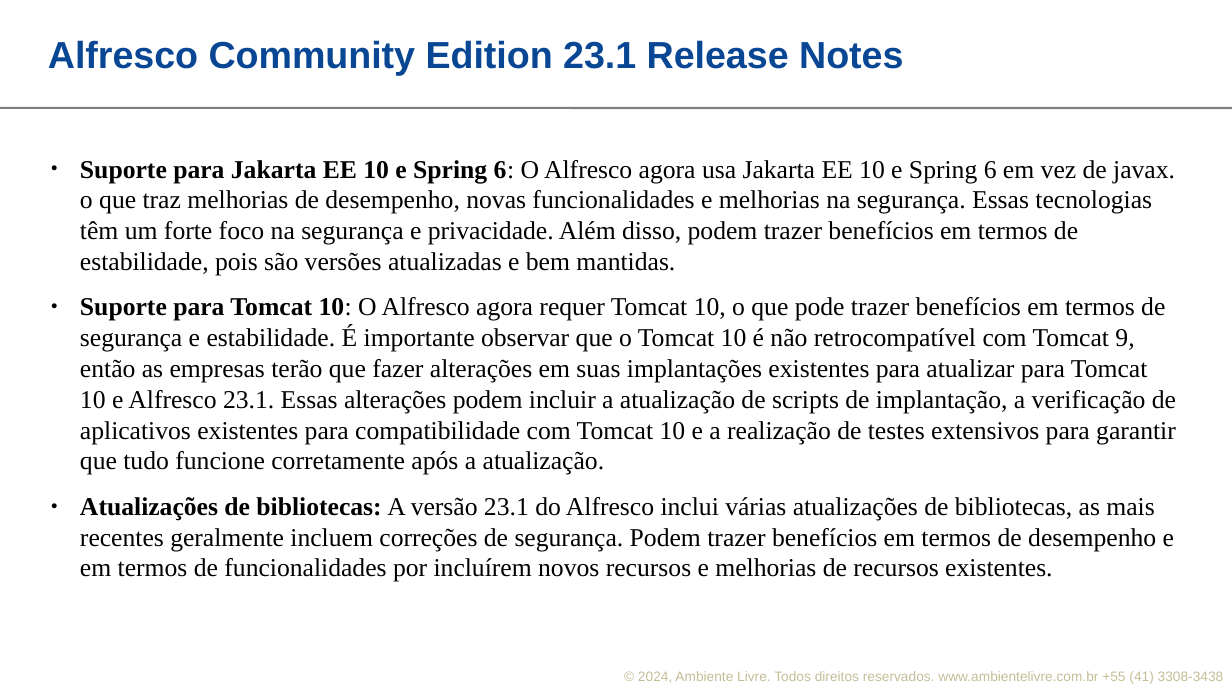
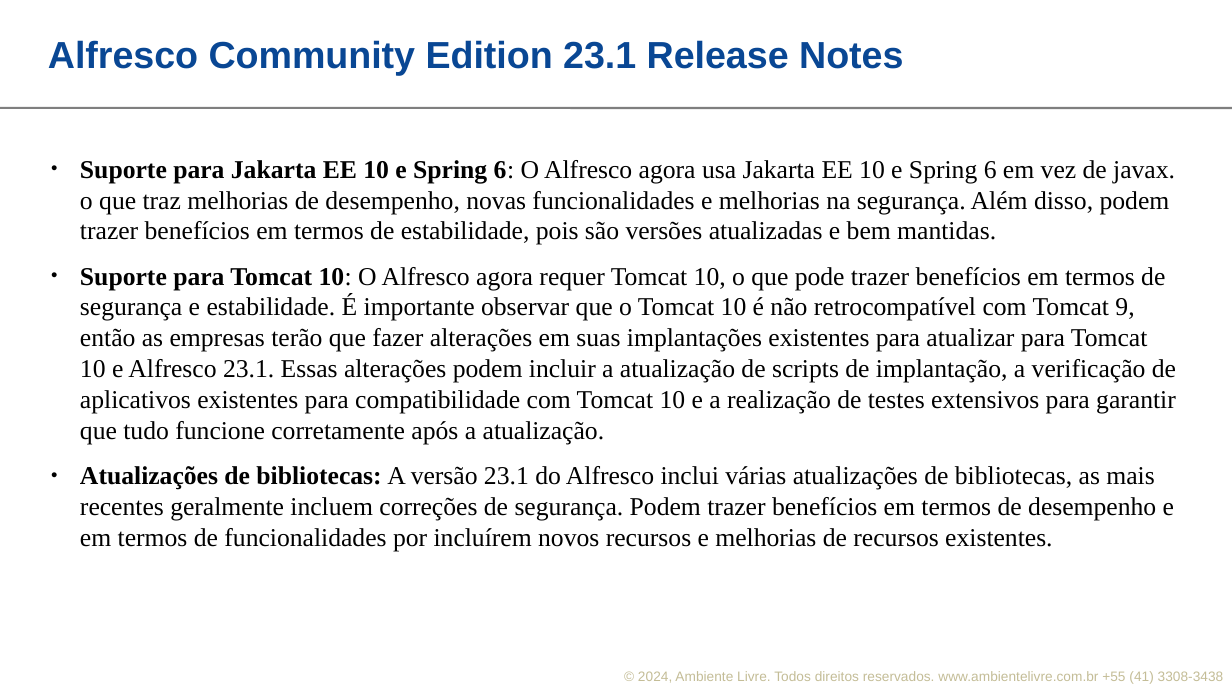
Before and after one commit to ambientelivre/labs, a slide deck: slide 6 of talks/apresentacao-alfresco/alfresco_apresentacao.odp. Drawn at 1232x693 pixels with LibreOffice and Linux fonts; fonts in the diff are those of the drawing; background and template pictures are left out. Boxes give left, top, right and bottom in pixels: in the first picture for what was removed or moved away, otherwise in the second. Text is boxed around its words. In the diff, an @@ line names an element or a change of style, - is before the commit and + after.

Commit message:
alfresco slides

```diff
--- a/talks/apresentacao-alfresco/alfresco_apresentacao.odp
+++ b/talks/apresentacao-alfresco/alfresco_apresentacao.odp
@@ text at (80, 160, 1175, 245): text changed @@
-● Suporte para Jakarta EE 10 e Spring 6: O Alfresco agora usa Jakarta EE 10 e Spring 6 em vez de javax. o que traz melhorias de desempenho, novas funcionalidades e melhorias na segurança. Essas tecnologias têm um forte foco na segurança e privacidade. Além disso, podem trazer benefícios em termos de estabilidade, pois são versões atualizadas e bem mantidas.
+● Suporte para Jakarta EE 10 e Spring 6: O Alfresco agora usa Jakarta EE 10 e Spring 6 em vez de javax. o que traz melhorias de desempenho, novas funcionalidades e melhorias na segurança. Além disso, podem trazer benefícios em termos de estabilidade, pois são versões atualizadas e bem mantidas.
```
Also in this commit, not shown: 4 other slides changed.
